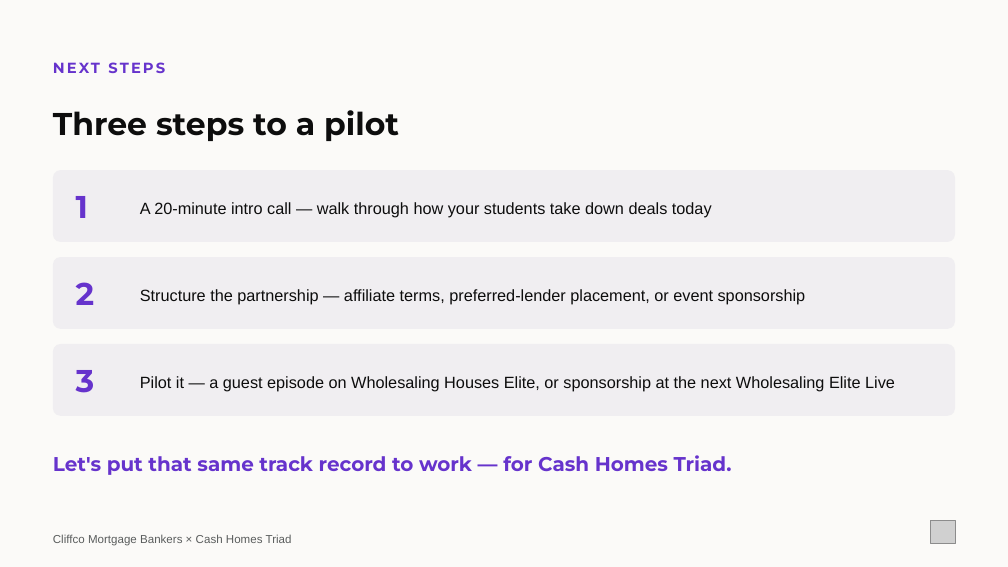
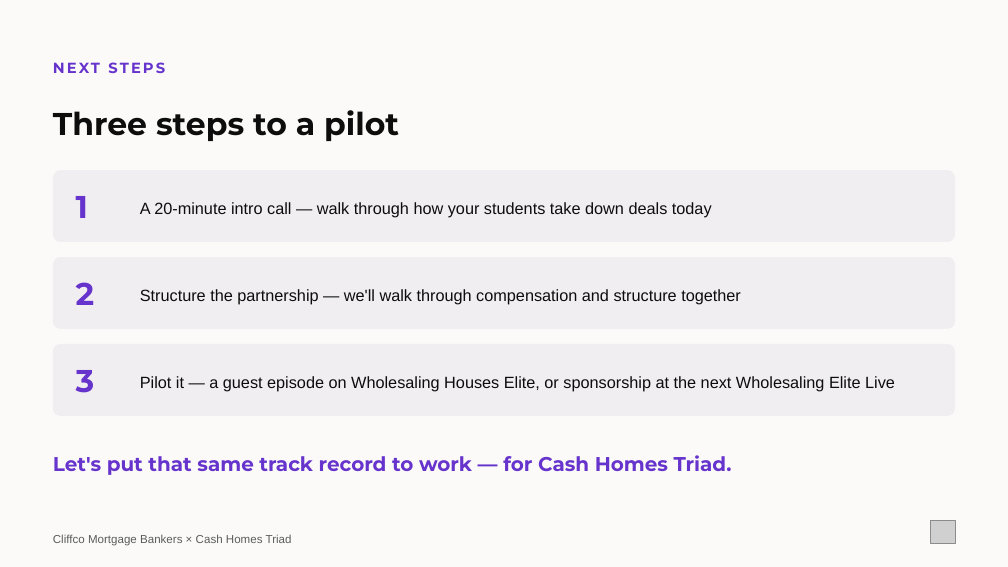
Before and after one commit to loganlevy1/STR, a slide deck: slide 11 of outreach/pitch-decks/cliffco-max-maxwell-partnership.pptx. Drawn at 1008x567 pixels with LibreOffice and Linux fonts; fonts in the diff are those of the drawing; grey boxes stand for pictures. Boxes give left, top, right and bottom in pixels: in the first picture for what was removed or moved away, otherwise in the second. Text is boxed around its words. In the diff, an @@ line names an element or a change of style, - is before the commit and + after.

```diff
--- a/outreach/pitch-decks/cliffco-max-maxwell-partnership.pptx
+++ b/outreach/pitch-decks/cliffco-max-maxwell-partnership.pptx
@@ text at (140, 289, 741, 305): text changed @@
-Structure the partnership — affiliate terms, preferred-lender placement, or event sponsorship
+Structure the partnership — we'll walk through compensation and structure together
```
Also in this commit, not shown: 2 other slides changed, 3 other files.
